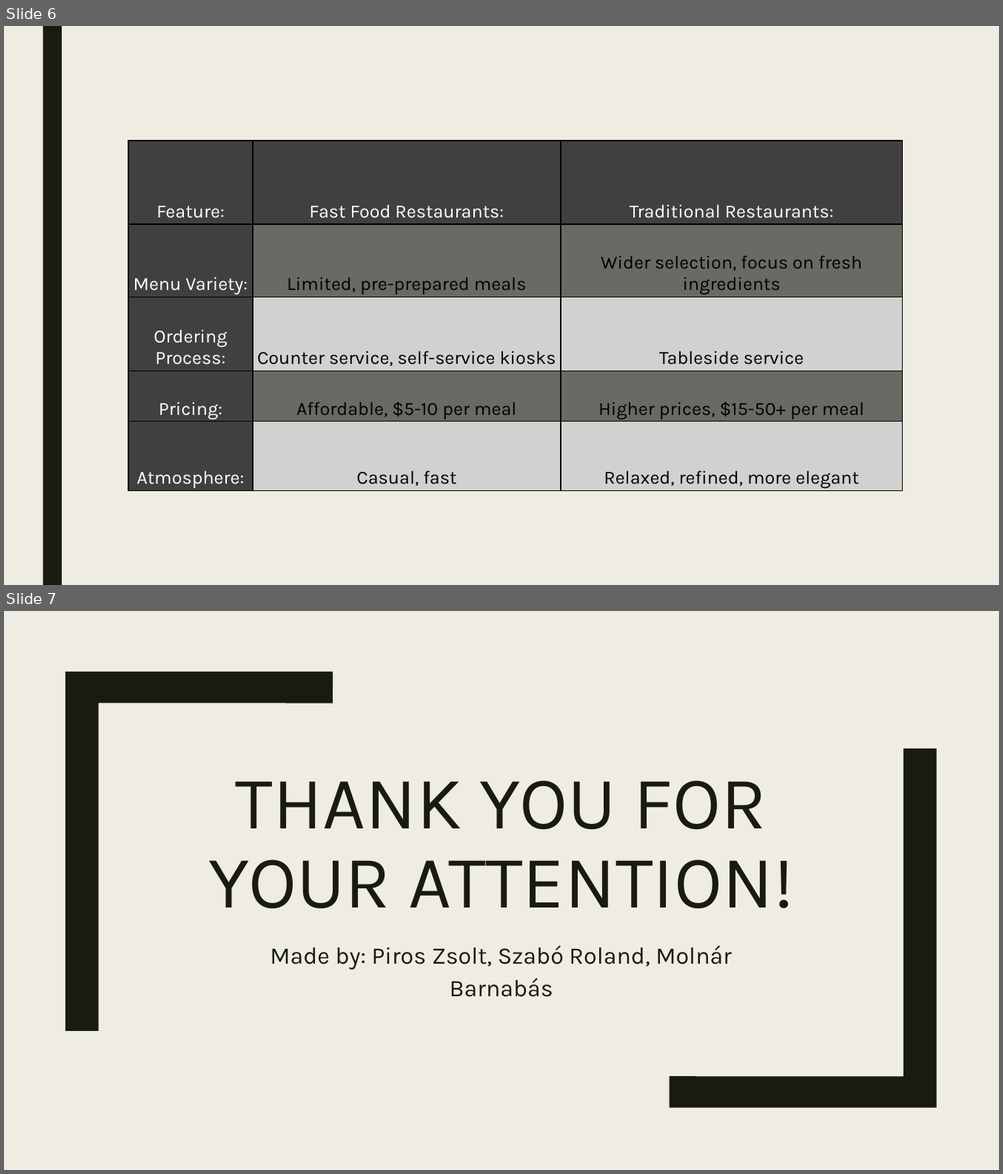
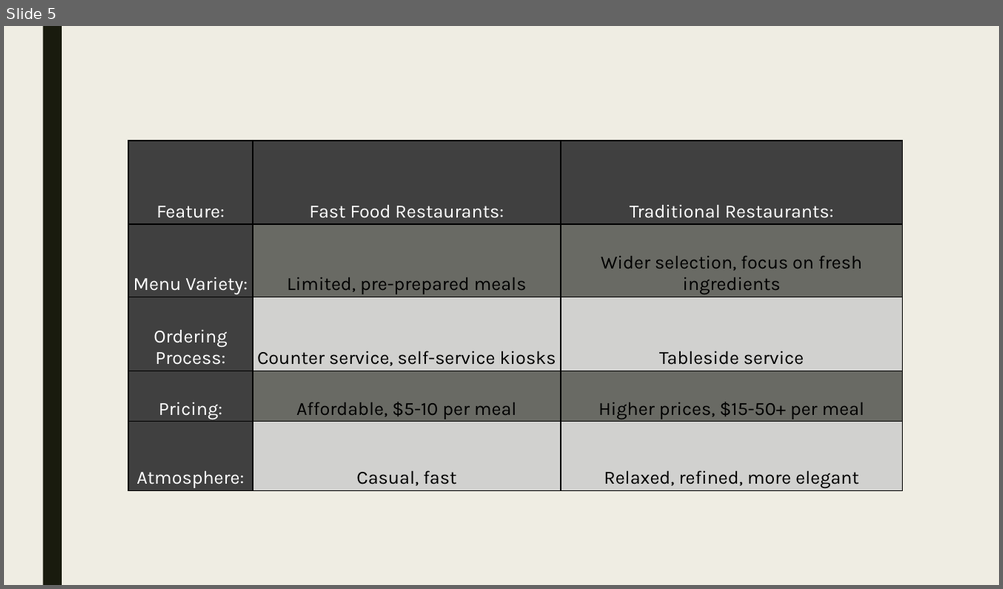
Before and after one commit to Palacsinta002/12.C_Erettsegi, a slide deck: Angol/Eatingout_MB_PZS_SZR.pptx. Shown one above the other, each under a label of ours: slides 6 and 7 before the commit, slide 5 after it. The pictures are 1003x1174 and 1003x589 pixels, drawn with LibreOffice and Linux fonts; fonts in the diff are those of the drawing. Boxes give left, top, right and bottom in pixels: in the first picture for what was removed or moved away, otherwise in the second. Text is boxed around its words. In the diff, an @@ line names an element or a change of style, - is before the commit and + after.

```diff
--- a/Angol/Eatingout_MB_PZS_SZR.pptx
+++ b/Angol/Eatingout_MB_PZS_SZR.pptx
@@ slide 7 removed at <box>4,611,999,1170</box>, background #EFEDE3 @@
@@ freeform shape removed at <box>65,672,333,1031</box> @@
@@ freeform shape removed at <box>669,749,936,1108</box> @@
@@ title removed at <box>208,780,794,909</box> @@
-THANK YOU FOR YOUR ATTENTION!
@@ subtitle removed at <box>270,945,731,997</box> @@
-Made by: Piros Zsolt, Szabó Roland, Molnár Barnabás
@@ what was slide 6 is now slide 5 @@
```
Also in this commit, not shown: 1 other slide removed, 6 other files.
